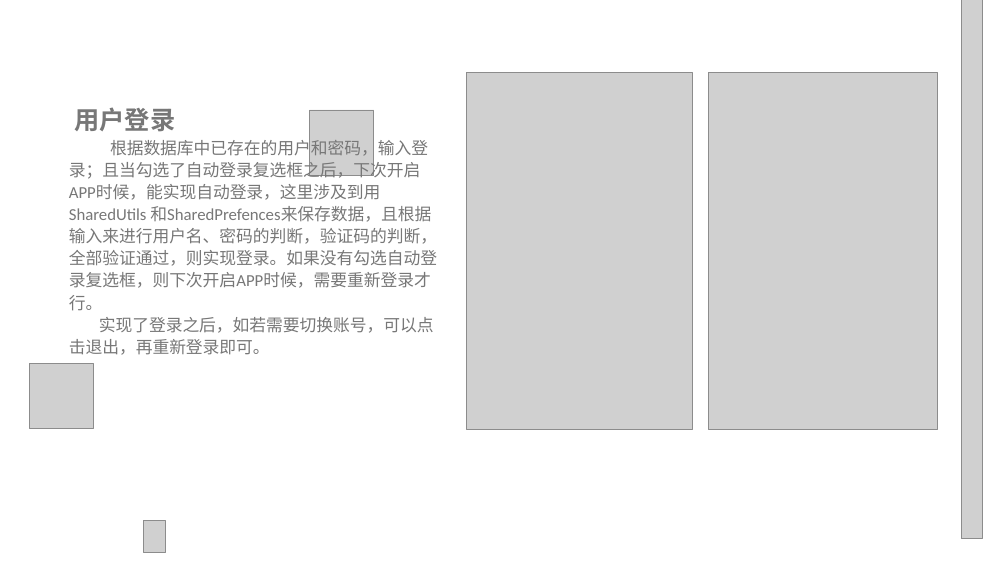
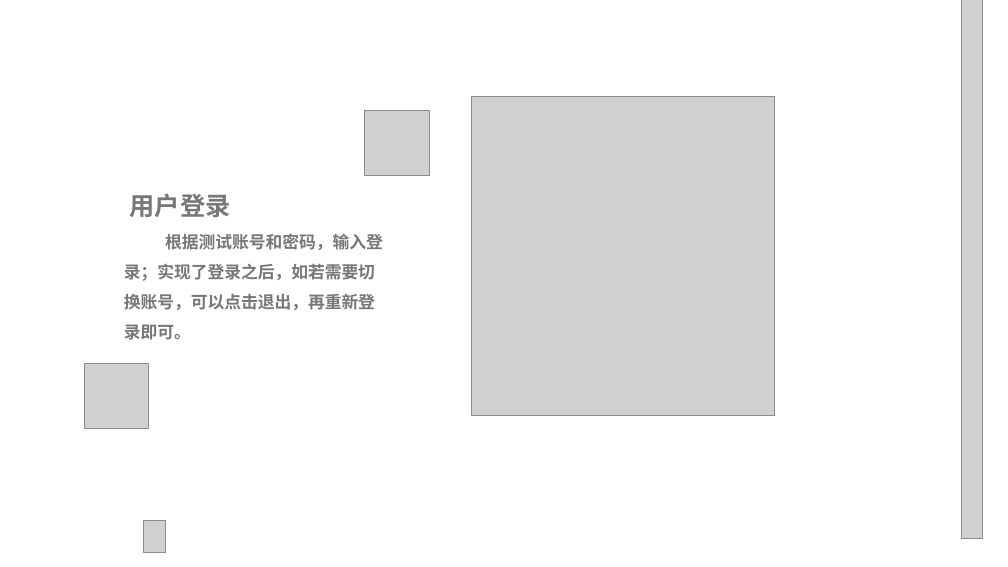
Before and after one commit to Interesting14/Library-management-system, a slide deck: slide 12 of 交付文档(上交到东软)/10.图书信息系统汇报答辩.pptx. Drawn at 1008x567 pixels with LibreOffice and Linux fonts; fonts in the diff are those of the drawing; grey boxes stand for pictures; background and template pictures are left out. Boxes give left, top, right and bottom in pixels: in the first picture for what was removed or moved away, otherwise in the second. Text is boxed around its words. In the diff, an @@ line names an element or a change of style, - is before the commit and + after.

Commit message:
finished1.1

```diff
--- a/交付文档(上交到东软)/10.图书信息系统汇报答辩.pptx
+++ b/交付文档(上交到东软)/10.图书信息系统汇报答辩.pptx
@@ picture removed at bbox=[709, 73, 937, 430] @@
@@ picture: place and size @@
-picture at bbox=[310, 110, 374, 175]
+picture at bbox=[365, 110, 430, 175]
@@ picture: place and size @@
-picture at bbox=[467, 73, 692, 430]
+picture at bbox=[471, 97, 774, 416]
@@ text "用户登录": place and size @@
-text "用户登录" at bbox=[69, 107, 437, 355]
+text "用户登录" at bbox=[124, 193, 383, 340]
@@ text at bbox=[124, 233, 383, 340]: text changed; bold on @@
-根据数据库中已存在的用户和密码，输入登录；且当勾选了自动登录复选框之后，下次开启APP时候，能实现自动登录，这里涉及到用SharedUtils 和SharedPrefences来保存数据，且根据输入来进行用户名、密码的判断，验证码的判断，全部验证通过，则实现登录。如果没有勾选自动登录复选框，则下次开启APP时候，需要重新登录才行。
-实现了登录之后，如若需要切换账号，可以点击退出，再重新登录即可。
+根据测试账号和密码，输入登录；实现了登录之后，如若需要切换账号，可以点击退出，再重新登录即可。
@@ picture: place and size @@
-picture at bbox=[29, 364, 94, 429]
+picture at bbox=[85, 364, 149, 429]
```
Also in this commit, not shown: 4 other slides changed, 12 slides added, 18 slides removed.
